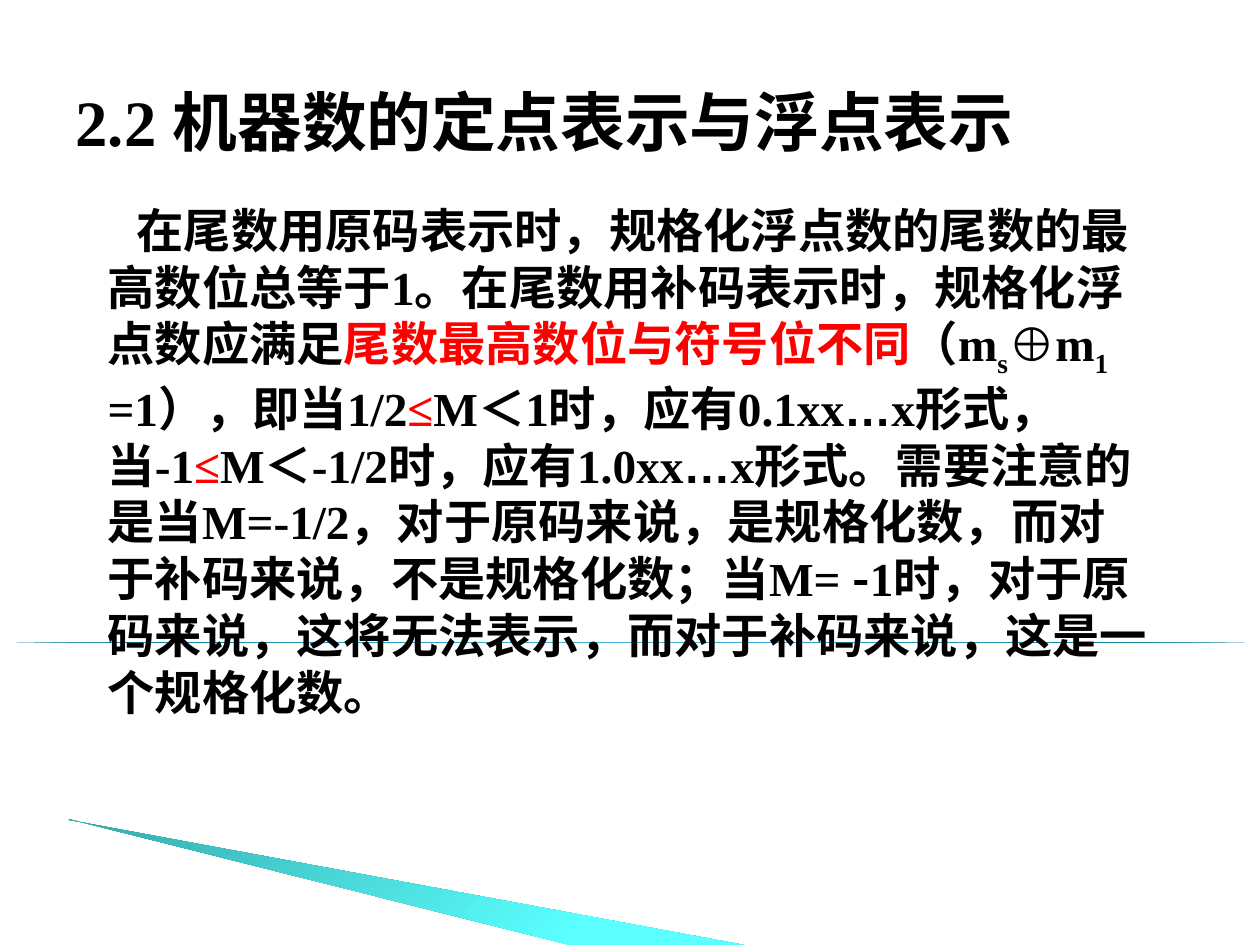
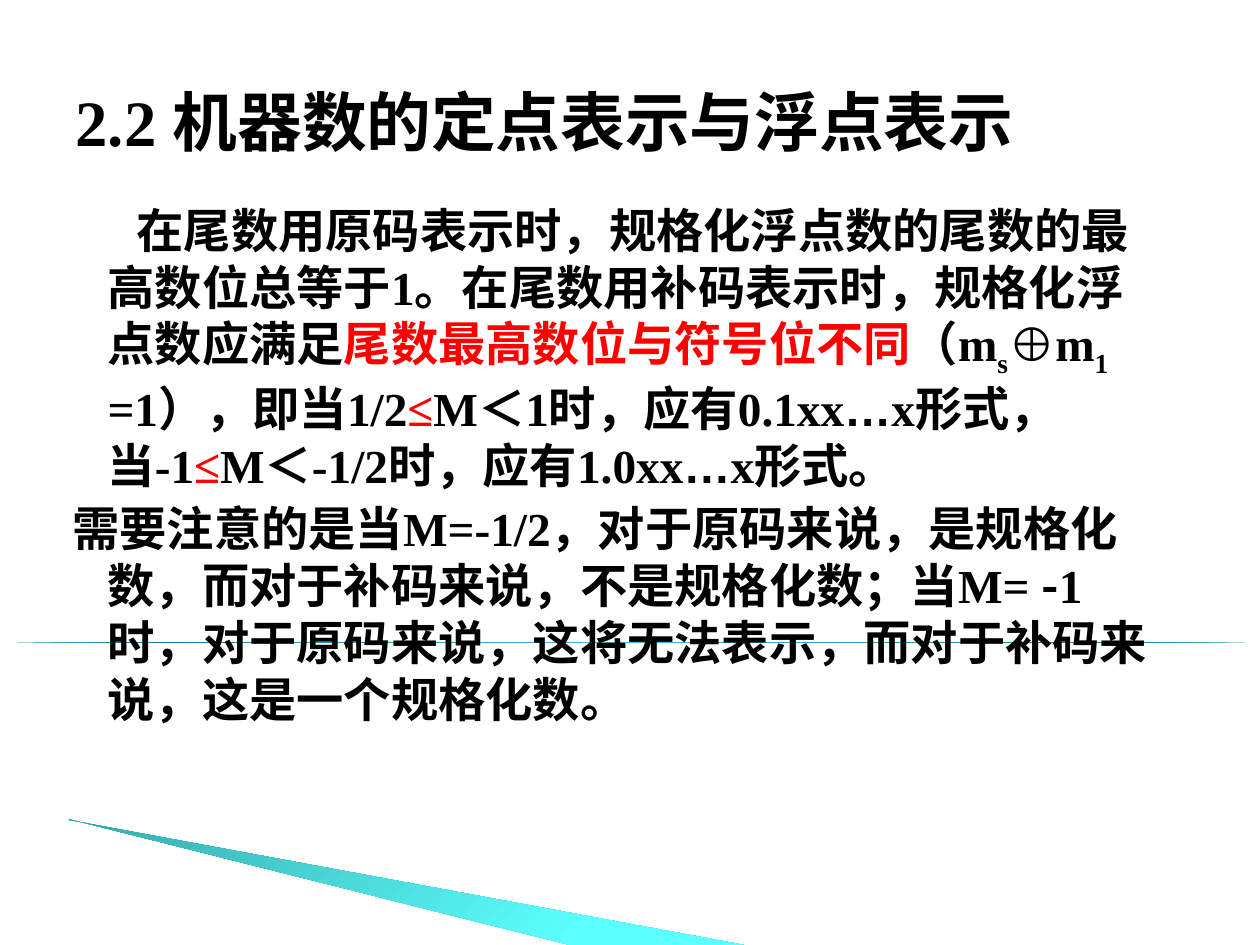
Before and after one commit to edu2act/course-computer-organization, a slide deck: slide 42 of materials/slides/chapter_2_01.ppt (slide 40 before the commit). Drawn at 1260x945 pixels with LibreOffice and Linux fonts; fonts in the diff are those of the drawing; background and template pictures are left out. Boxes give left, top, right and bottom in pixels: in the first picture for what was removed or moved away, otherwise in the second. Text is boxed around its words. In the diff, an @@ line names an element or a change of style, - is before the commit and + after.

```diff
--- a/materials/slides/chapter_2_01.ppt
+++ b/materials/slides/chapter_2_01.ppt
@@ text at [72, 207, 1148, 724]: text changed @@
-在尾数用原码表示时，规格化浮点数的尾数的最高数位总等于1。在尾数用补码表示时，规格化浮点数应满足尾数最高数位与符号位不同（ms⊕m1 =1），即当1/2≤M＜1时，应有0.1xx…x形式，当-1≤M＜-1/2时，应有1.0xx…x形式。需要注意的是当M=-1/2，对于原码来说，是规格化数，而对于补码来说，不是规格化数；当M= -1时，对于原码来说，这将无法表示，而对于补码来说，这是一个规格化数。
+在尾数用原码表示时，规格化浮点数的尾数的最高数位总等于1。在尾数用补码表示时，规格化浮点数应满足尾数最高数位与符号位不同（ms⊕m1 =1），即当1/2≤M＜1时，应有0.1xx…x形式，当-1≤M＜-1/2时，应有1.0xx…x形式。
+需要注意的是当M=-1/2，对于原码来说，是规格化数，而对于补码来说，不是规格化数；当M= -1时，对于原码来说，这将无法表示，而对于补码来说，这是一个规格化数。
```
Also in this commit, not shown: 30 other slides changed, 6 slides added, 1 slide removed, 16 other files.
